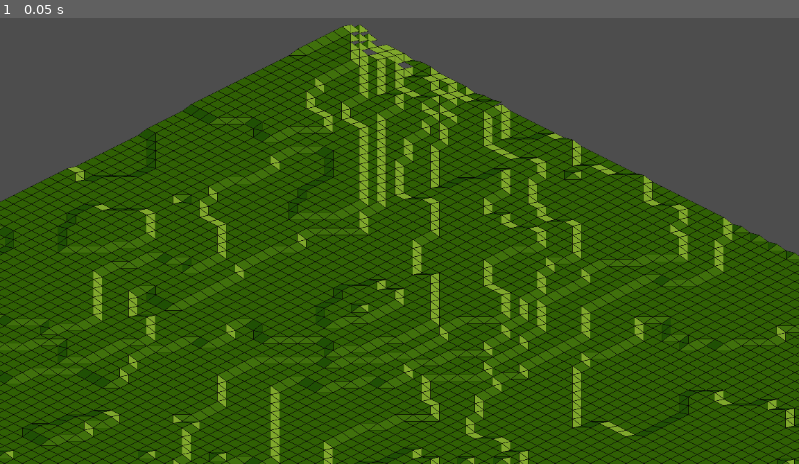
Above: before the commit, frame 1.
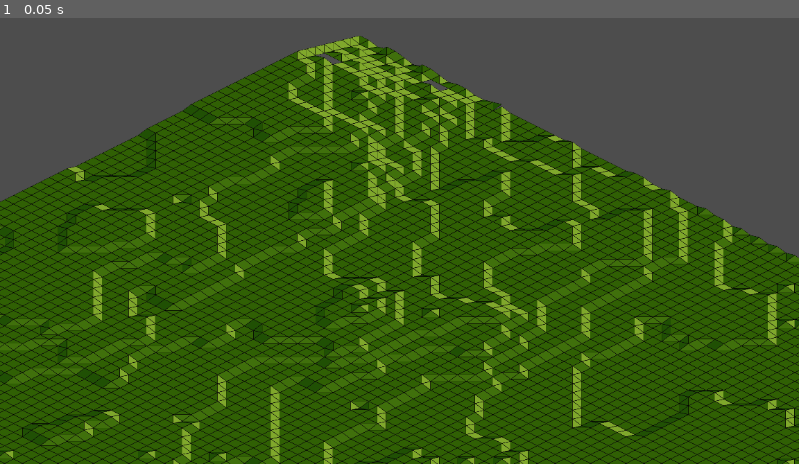
Above: after the commit, the same moment.

Repository: aligator/height-tile-map-godot
Game: Godot game, scene res://world.tscn
Same seed, same stepped clock (60 frames per second), same inputs: the game is played once before the commit and once after it.
Inputs:
- Up to frame 1 (0.05 s): no input

The runs differ from the first frame. In frame 1, 10% of the frame differs, in the area x 36-100%, y 1-93%.

Commit message:
Add height checks to DiamondSquare

Diff:
--- a/scripts/diamondSquare.gd
+++ b/scripts/diamondSquare.gd
@@ -3,6 +3,9 @@
 # https://medium.com/@nickobrien/diamond-square-algorithm-explanation-and-c-implementation-5efa891e486f
 # https://peterellisjones.com/posts/generating-transport-tycoon-terrain/
 # https://craftofcoding.wordpress.com/tag/diamond-square-algorithm/
+#
+# Note that some ressources swap the naming between the diamond_step and the square_step.
+# I name it like in wikipedia https://upload.wikimedia.org/wikipedia/commons/b/bf/Diamond_Square.svg
 
 func print_map(map):
 	# Print the map line by line
@@ -13,26 +16,106 @@
 		print(line)
 	print("_______________")
 
-func diamondStep(map: Array[Array], x: int, y: int, reach: int, size: int, roughness: float, max_height: int, rand: RandomNumberGenerator):
+# Sets the center based on the height of four edge points
+#
+# 7  0  0  0  1
+# 0  0  0  0  0
+# 0  0  15 0  0
+# 0  0  0  0  0
+# 14 0  0  0  13
+func diamond_step(map: Array[Array], x: int, y: int, reach: int, size: int, roughness: float, max_height: int, rand: RandomNumberGenerator):
+	# avg over the 4 corners of the square
+	var top_left = map[x][y]
+	var top_right = map[x + size][y]
+	var bottom_left = map[x][y + size]
+	var bottom_right = map[x + size][y + size]
+
+	var avg = (top_left + top_right + bottom_left + bottom_right) / 4.0
+	avg += rand.randf_range(-roughness, roughness)
+
+	var local_max_height = min(
+		max_height,
+		top_left + reach,
+		top_right + reach,
+		bottom_left + reach,
+		bottom_right + reach,
+	)
+
+	var local_min_height = max(
+		0,
+		top_left - reach,
+		top_right - reach,
+		bottom_left - reach,
+		bottom_right - reach,
+	)
+
+	var center_x = x + reach
+	var center_y = y + reach
+	if center_x - reach*2 >= 0:
+		var pos = map[center_x-reach*2][center_y]
+		if pos != -1:
+			local_min_height = max(local_min_height, pos - reach*2)
+			local_max_height = min(local_max_height, pos + reach*2)
+	if center_x + reach*2 < map.size():
+		var pos = map[center_x+reach*2][center_y]
+		if pos != -1:
+			local_min_height = max(local_min_height, pos - reach*2)
+			local_max_height = min(local_max_height, pos + reach*2)
+	if center_y - reach*2 >= 0:
+		var pos = map[center_x][center_y-reach*2]
+		if pos != -1:
+			local_min_height = max(local_min_height, pos - reach*2)
+			local_max_height = min(local_max_height, pos + reach*2)
+	if center_y + reach*2 < map.size():
+		var pos = map[center_x][center_y+reach*2]
+		if pos != -1:
+			local_min_height = max(local_min_height, pos - reach*2)
+			local_max_height = min(local_max_height, pos + reach*2)
+
+	# Set the center to the average of the corners + random value
+	avg = clampi(roundi(avg), max(0, min(local_min_height, local_max_height)), max(0, local_max_height))
+
+	map[x + reach][y + reach] = avg
+
+# Sets the center of the sides of the square.
+# Each call only sets one side based on the reach. But together al
+# 'X' in the drawing below get set.
+#
+# 7  0  X  0  1
+# 0  0  0  0  0
+# X  0  15 0  X
+# 0  0  0  0  0
+# 14 0  X  0  13
+func square_step(map: Array[Array], x: int, y: int, reach: int, size: int, roughness: float, max_height: int, rand: RandomNumberGenerator):
 	var count = 0
 	var avg = 0.0
+	var local_max_height = max_height
+	var local_min_height = 0
 	if x - reach >= 0:
 		avg += map[x-reach][y-reach]
 		count+=1
+		local_min_height = max(local_min_height, map[x-reach][y-reach] - reach)
+		local_max_height = min(local_max_height, map[x-reach][y-reach] + reach)
 	if x + reach < size:
 		avg += map[x+reach][y]
 		count+=1
+		local_min_height = max(local_min_height, map[x+reach][y] - reach)
+		local_max_height = min(local_max_height, map[x+reach][y] + reach)
 	if y - reach >= 0:
 		avg += map[x][y-reach]
 		count+=1
+		local_min_height = max(local_min_height, map[x][y-reach] - reach)
+		local_max_height = min(local_max_height, map[x][y-reach] + reach)
 	if y + reach < size:
 		avg += map[x][y+reach]
 		count+=1
+		local_min_height = max(local_min_height, map[x][y+reach] - reach)
+		local_max_height = min(local_max_height, map[x][y+reach] + reach)
 
 	avg += rand.randf_range(-roughness, roughness)
 	avg /= count
-	map[x][y] = clampi(roundi(avg), 0, max_height)
 
+	map[x][y] = clampi(roundi(avg), max(0, min(local_min_height, local_max_height)), max(0, local_max_height))
 
 # generate a height map as a two dimensional array out of integers.
 # Size must be 2^n + 1 -> 3, 5, 9, 17, ... 257
@@ -42,7 +125,7 @@
 	for x in range(0, size):
 		var row: Array = []
 		for y in range(0, size):
-			row.append(0)
+			row.append(-1)
 		map.append(row)
 
 	# Set the corners to random values
@@ -54,44 +137,22 @@
 	var side_length: int = size - 1
 	while side_length >= 2:
 		var half_length = floori(side_length / 2.0);
-		# Caclulate the ssquare values
 		for x in range(0, size - 1, side_length):
 			for y in range(0, size - 1, side_length):
+				diamond_step(map, x, y, half_length, side_length, roughness, max_height, rand)
 
-				# avg over the 4 corners of the square
-				var top_left = map[x][y]
-				var top_right = map[x + side_length][y]
-				var bottom_left = map[x][y + side_length]
-				var bottom_right = map[x + side_length][y + side_length]
-
-				var avg = (top_left + top_right + bottom_left + bottom_right) / 4.0
-				avg += rand.randf_range(-roughness, roughness)
-
-				# Set the center to the average of the corners + random value
-				avg = clampi(roundi(avg), 0, max_height)
-
-				map[x + half_length][y + half_length] = avg
-
-		print_map(map)
-
-		# Calculate the diamondSteps
 		var col = 0
 		for x in range(0, size+half_length, half_length):
 			col += 1
 			# If this is an odd column
 			if col % 2 == 1:
 				for y in range(half_length, size, side_length):
-					diamondStep(map, x % size, y % size, half_length, size, roughness, max_height, rand)
+					square_step(map, x % size, y % size, half_length, size, roughness, max_height, rand)
 			else:
 				for y in range(0, size, side_length):
-					diamondStep(map, x % size, y % size, half_length, size, roughness, max_height, rand)
-
-		print_map(map)
-
+					square_step(map, x % size, y % size, half_length, size, roughness, max_height, rand)
 		roughness /= 2.0
 		side_length /= 2
 
-	print_map(map)
-
 	# Return the map
 	return map
